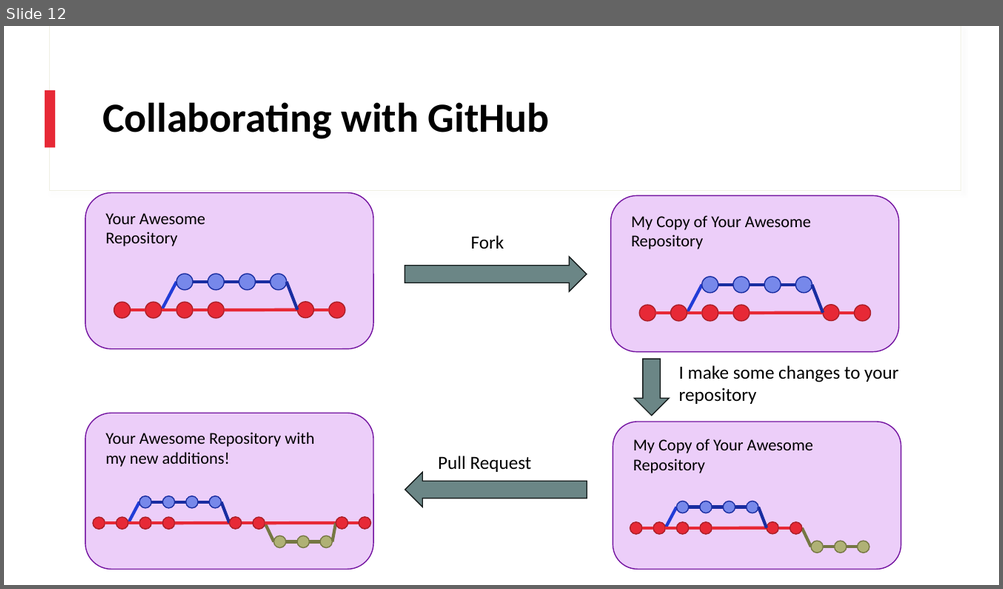
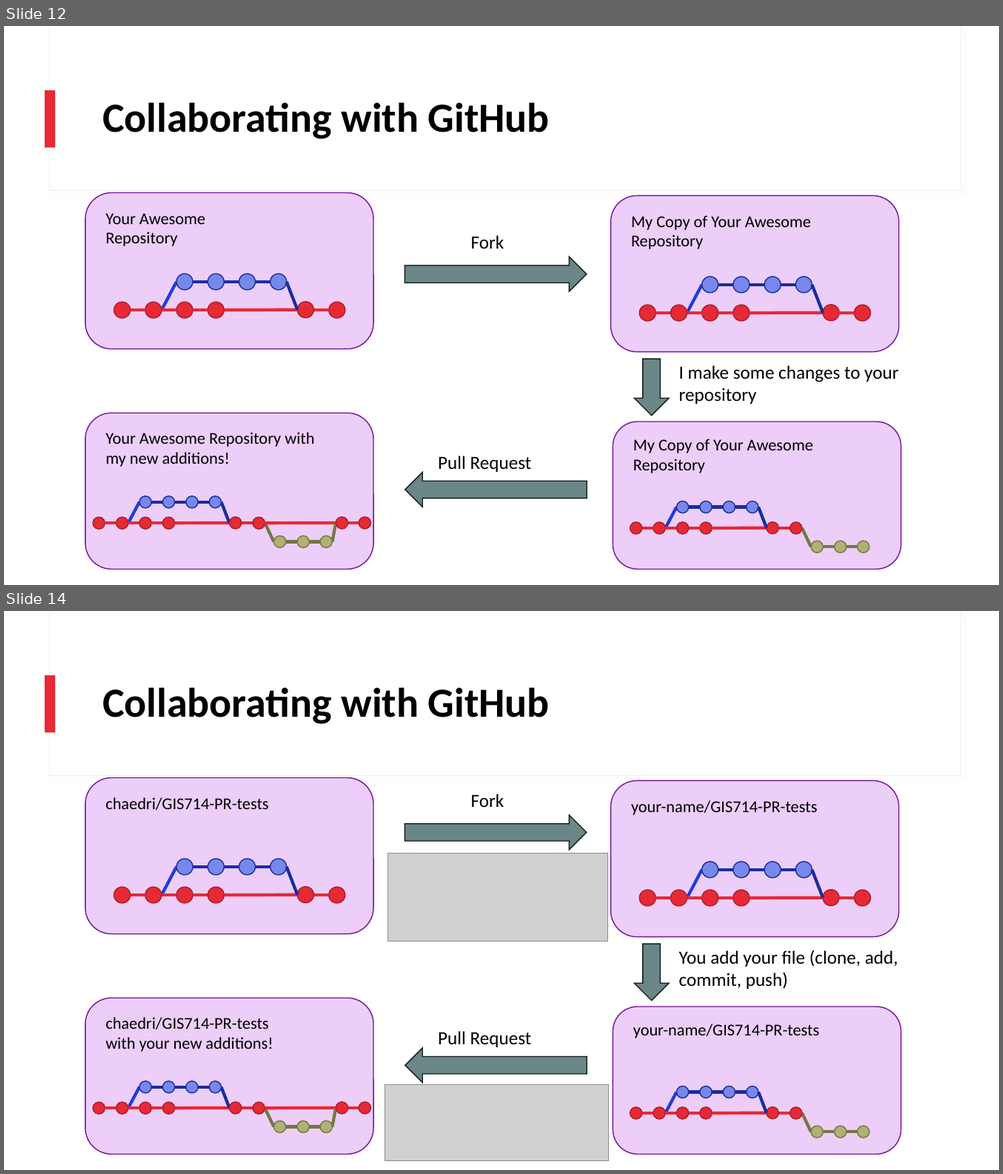
Before and after one commit to ncsu-geoforall-lab/GIS714-assignments, a slide deck: Intro_To_Git/Slides/Introduction_to_Git_and_GitHub.pptx. Shown one above the other, each under a label of ours: slide 12 before the commit, slides 12 and 14 after it; the slides between them are not shown. The pictures are 1003x589 and 1003x1174 pixels, drawn with LibreOffice and Linux fonts; fonts in the diff are those of the drawing; grey boxes stand for pictures. Boxes give left, top, right and bottom in pixels: in the first picture for what was removed or moved away, otherwise in the second. Text is boxed around its words. In the diff, an @@ line names an element or a change of style, - is before the commit and + after.

```diff
--- a/Intro_To_Git/Slides/Introduction_to_Git_and_GitHub.pptx
+++ b/Intro_To_Git/Slides/Introduction_to_Git_and_GitHub.pptx
@@ slide 14 added at <box>4,611,999,1170</box>, background #FFFFFF; not listed: 3 template elements that a slide beside it also shows @@
@@ title added at <box>102,687,549,724</box>, 40 pt, text #000000, bold @@
+Collaborating with GitHub
@@ group added at <box>85,778,373,935</box>: 10 lines, 10 ellipses, 1 rounded rectangle, 1 text @@
+chaedri/GIS714-PR-tests
@@ text added at <box>471,794,504,807</box>, 18 pt, text #000000 @@
+Fork
@@ group added at <box>611,781,899,938</box>: 10 lines, 10 ellipses, 1 rounded rectangle, 1 text @@
+your-name/GIS714-PR-tests
@@ down arrow added at <box>405,815,587,850</box>, fill #6B8686, outline #151B1B 1 pt @@
@@ picture added at <box>388,854,608,942</box> @@
@@ down arrow added at <box>634,945,669,1001</box>, fill #6B8686, outline #151B1B 1 pt @@
@@ text added at <box>679,951,898,989</box>, 18 pt, text #000000 @@
+You add your file (clone, add, commit, push)
@@ rounded rectangle added at <box>85,998,373,1155</box>, fill #ECCEF9, outline #7313A0 1 pt @@
@@ rounded rectangle added at <box>613,1007,901,1155</box>, fill #ECCEF9, outline #7313A0 1 pt @@
@@ text added at <box>105,1017,273,1052</box>, 16 pt, text #000000 @@
+chaedri/GIS714-PR-tests
+with your new additions!
@@ text added at <box>438,1031,532,1048</box>, 18 pt, text #000000 @@
+Pull Request
@@ text added at <box>633,1024,819,1039</box>, 16 pt, text #000000 @@
+your-name/GIS714-PR-tests
@@ down arrow added at <box>405,1048,587,1084</box>, fill #6B8686, outline #151B1B 1 pt @@
@@ picture added at <box>384,1085,609,1161</box> @@
@@ group added at <box>93,1082,370,1133</box>: 16 lines, 15 ellipses @@
@@ group added at <box>630,1086,869,1139</box>: 13 lines, 13 ellipses @@
```
Also in this commit, not shown: 5 slides changed, 2 other files.
